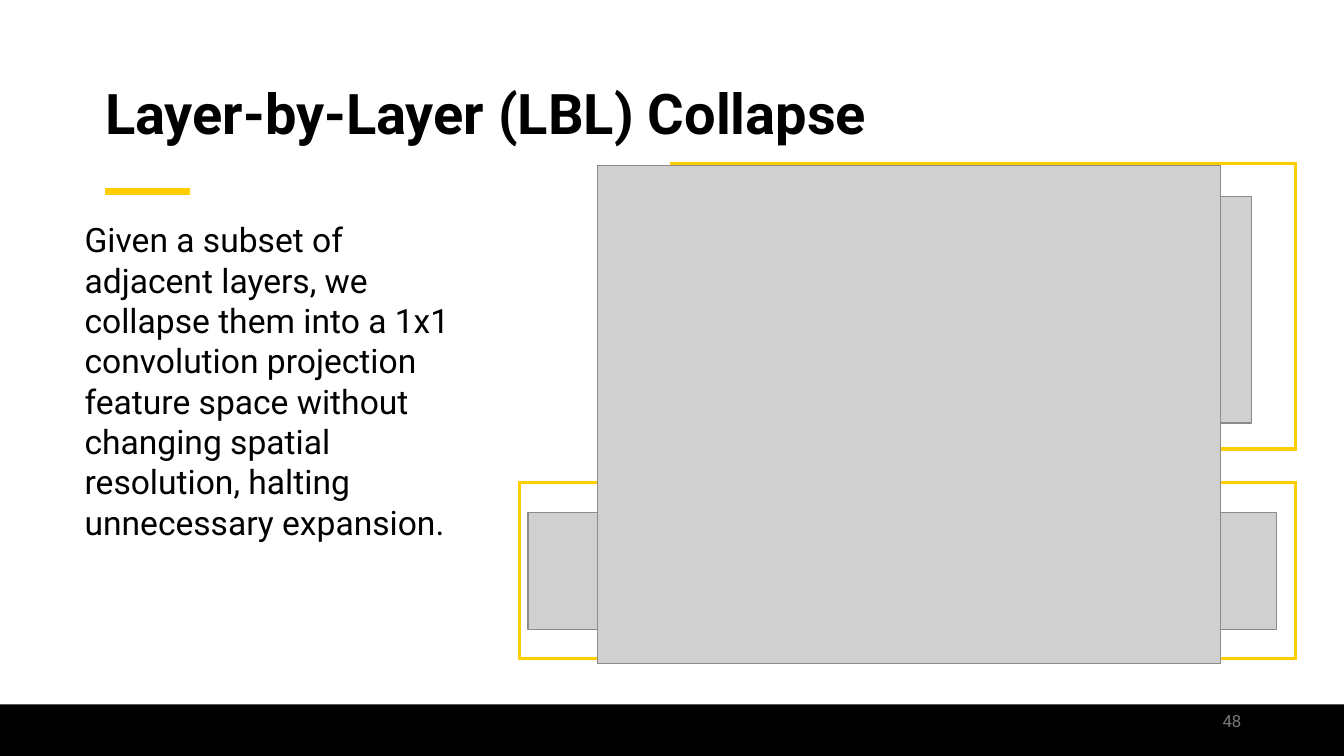
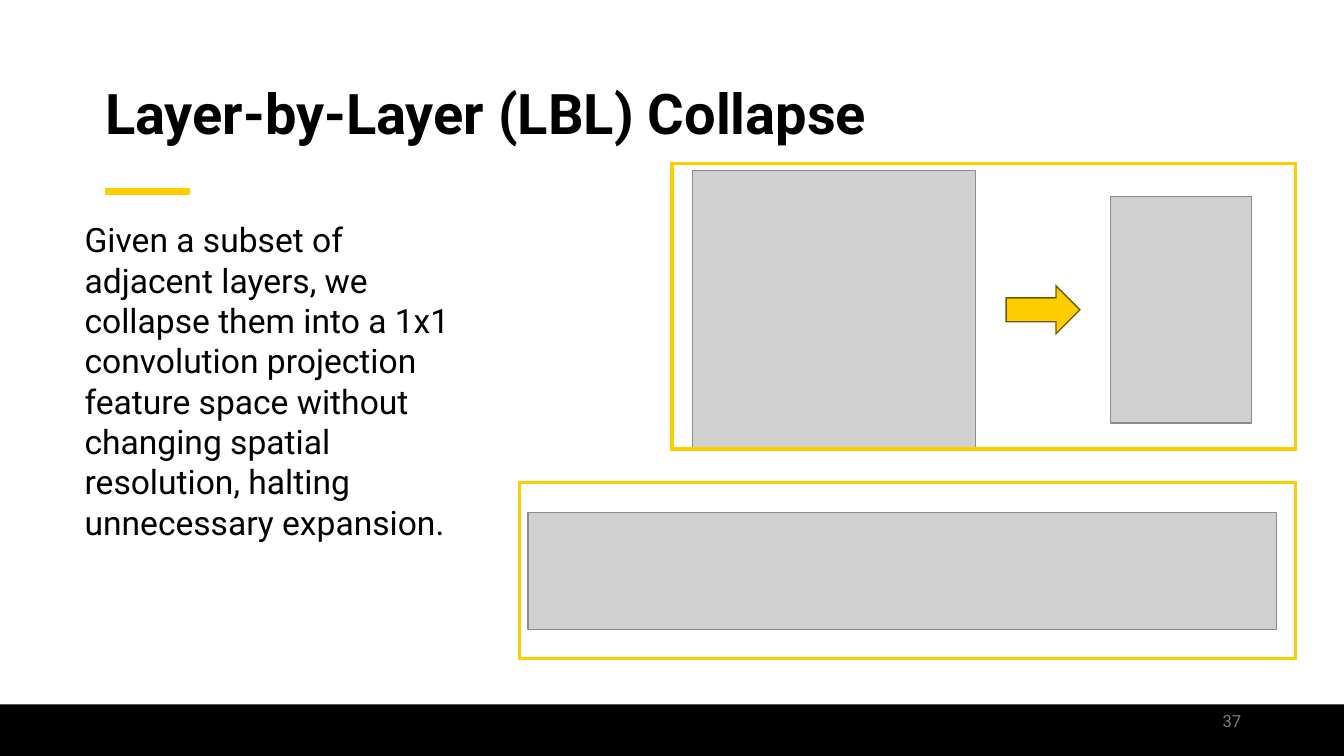
Before and after one commit to jamilgafur/Presentation, a slide deck: slide 37 of Presentation.pptx (slide 48 before the commit). Drawn at 1344x756 pixels with LibreOffice and Linux fonts; fonts in the diff are those of the drawing; grey boxes stand for pictures; background and template pictures are left out. Boxes give left, top, right and bottom in pixels: in the first picture for what was removed or moved away, otherwise in the second. Text is boxed around its words. In the diff, an @@ line names an element or a change of style, - is before the commit and + after.

```diff
--- a/Presentation.pptx
+++ b/Presentation.pptx
@@ picture removed at <box>598,165,1222,664</box> @@
@@ picture added at <box>693,170,976,449</box> @@
@@ right arrow added at <box>1006,286,1080,334</box>, fill #FFCD00, outline #705A00 1 pt @@
@@ page number at <box>1223,715,1242,727</box>: text changed @@
-48
+37
```
Also in this commit, not shown: 15 other slides changed, 8 slides added, 15 slides removed.
